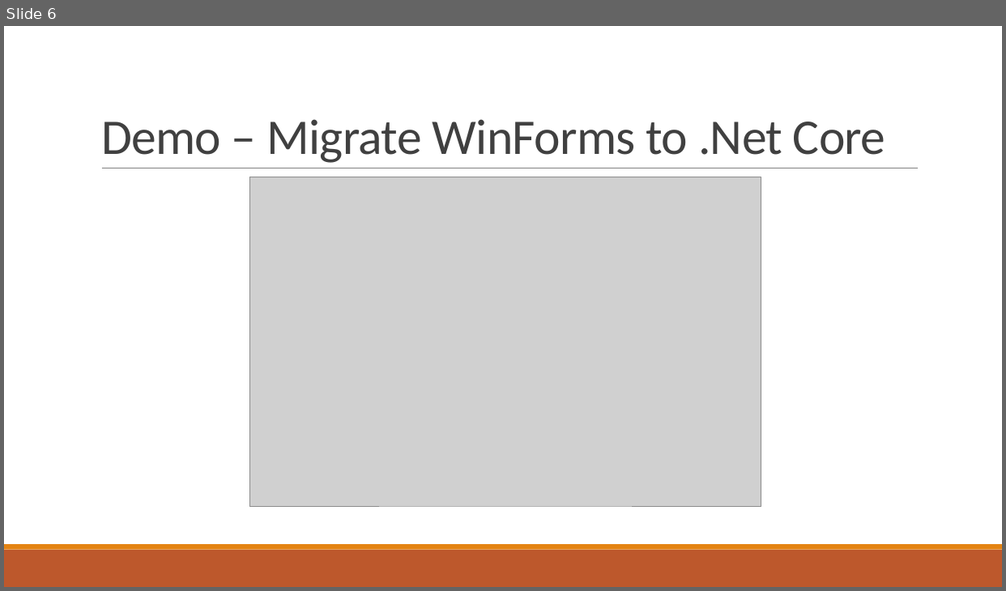
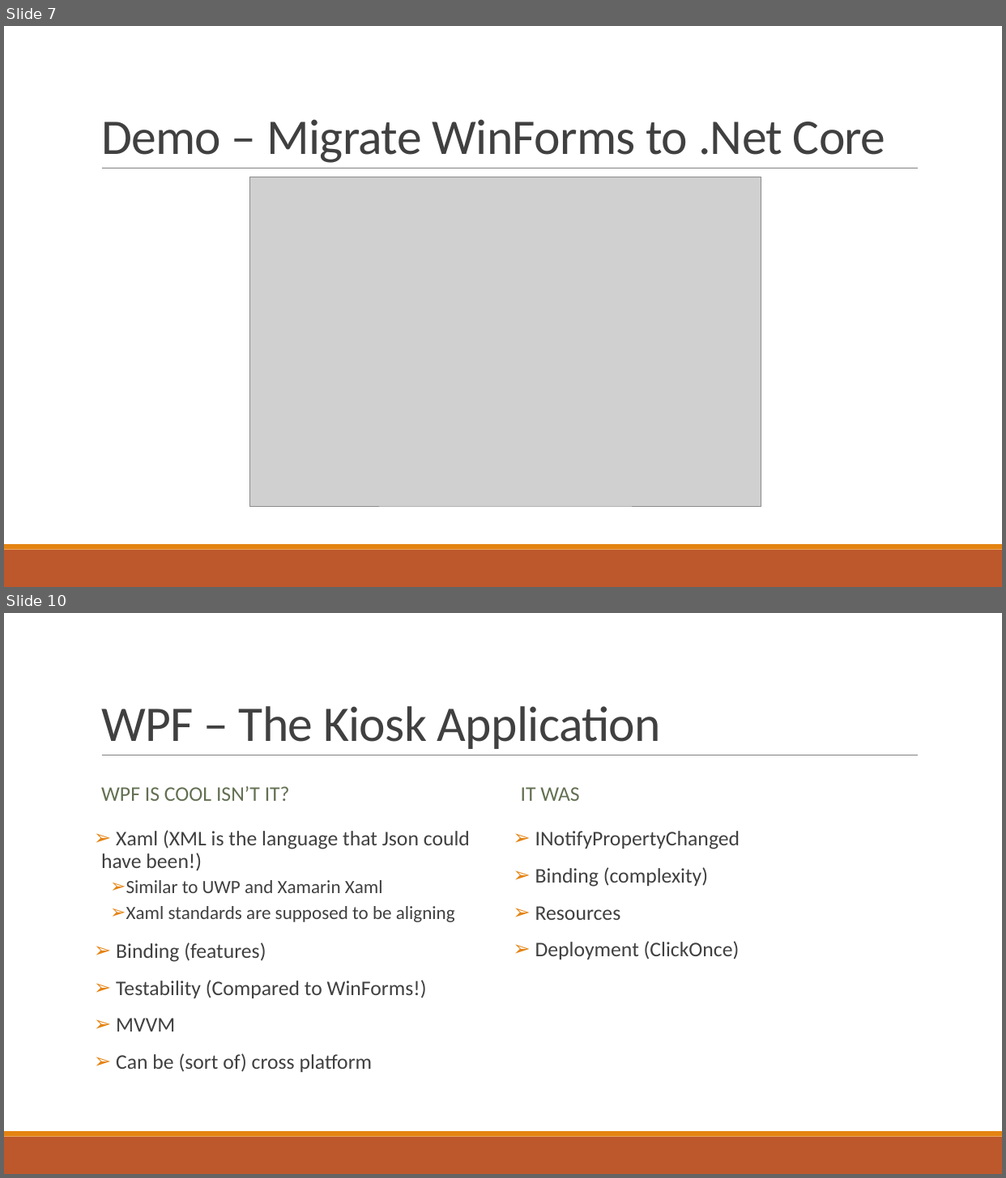
Before and after one commit to pcmichaels/WindowsDesktopTalk, a slide deck: Slides/WindowsDesktop.pptx. Shown one above the other, each under a label of ours: slide 6 before the commit, slides 7 and 10 after it; the slides between them are not shown. The pictures are 1006x591 and 1006x1178 pixels, drawn with LibreOffice and Linux fonts; fonts in the diff are those of the drawing; grey boxes stand for pictures. Boxes give left, top, right and bottom in pixels: in the first picture for what was removed or moved away, otherwise in the second. Text is boxed around its words. In the diff, an @@ line names an element or a change of style, - is before the commit and + after.

```diff
--- a/Slides/WindowsDesktop.pptx
+++ b/Slides/WindowsDesktop.pptx
@@ slide 10 added at [4,613,1002,1174], background #FFFFFF; not listed: 3 template elements that a slide beside it also shows @@
@@ title added at [101,706,661,749], 48 pt, text #404040 @@
+WPF – The Kiosk Application
@@ text added at [101,786,290,801], 20 pt, text #637052 @@
+WPF IS COOL ISN’T IT?
@@ text added at [521,787,579,801], 20 pt, text #637052 @@
+IT WAS
@@ text added at [101,830,470,1072], 20 pt, text #404040 @@
+➢ Xaml (XML is the language that Json could have been!)
+  ➢ Similar to UWP and Xamarin Xaml
+  ➢ Xaml standards are supposed to be aligning
+➢ Binding (features)
+➢ Testability (Compared to WinForms!)
+➢ MVVM
+➢ Can be (sort of) cross platform
@@ text added at [535,831,740,960], 20 pt, text #404040 @@
+➢ INotifyPropertyChanged
+➢ Binding (complexity)
+➢ Resources
+➢ Deployment (ClickOnce)
@@ what was slide 6 is now slide 7 @@
```
Also in this commit, not shown: 6 other slides added.
